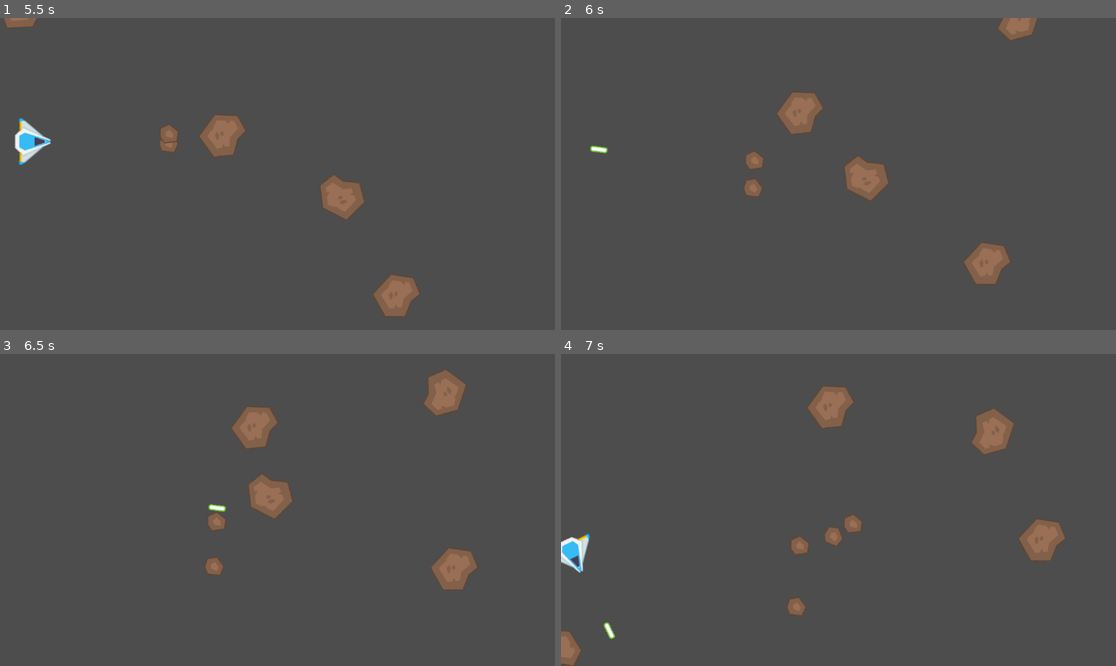
Above: before the commit, frames 1-4 (two rows, left to right).
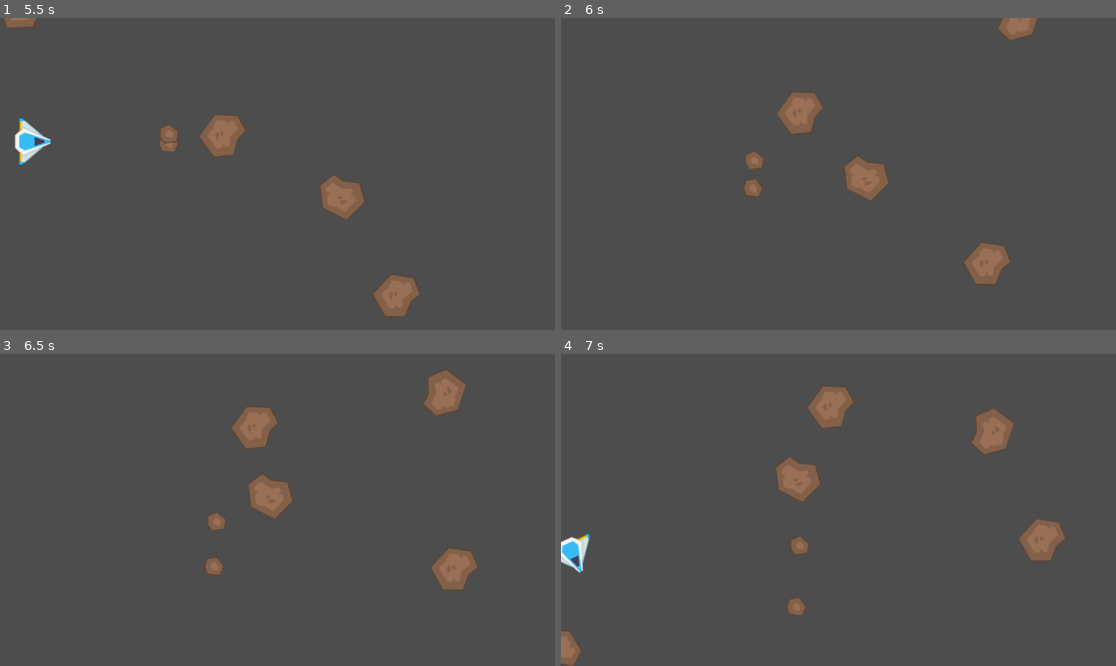
Above: after the commit, the same moments.

Repository: wsteo/asteroids-clone-godot
Game: Godot game, scene res://main.tscn
Same seed, same stepped clock (60 frames per second), same inputs: the game is played once before the commit and once after it.
Inputs:
- Up to frame 1 (5.5 s): tap Enter at 0.5 s; hold D (right) 0.53-1.28 s; tap Space (shoot) every 0.75 s from 0.6 to 5.1 s; hold S (down) 1.28-2.03 s; hold D (right) 2.03-2.78 s; hold W (up) 2.78-3.53 s; hold A (left) 3.53-5.03 s; hold S (down) from 5.03 s (still down)
- Up to frame 2 (6 s): release S (down) at 5.78 s; hold D (right) from 5.78 s (still down); tap Space (shoot) at 5.85 s
- Up to frame 3 (6.5 s): keep holding D (right)
- Up to frame 4 (7 s): release D (right) at 6.53 s; hold W (up) from 6.53 s (still down); tap Space (shoot) at 6.6 s

Frame 1 is identical in both runs. In frame 2, less than 0.1% of the frame differs, in the area x 5-9%, y 40-44%; in frame 3, less than 0.1%; in frame 4, 1.1%, in the area x 7-55%, y 32-92%.

Commit message:
Implement player will remain in viewport while reach the edge of the screen

Diff:
--- a/main.gd
+++ b/main.gd
@@ -28,3 +28,28 @@
 	asteroid.linear_velocity = velocity.rotated(direction)
 
 	add_child(asteroid)
+
+
+func _on_top_border_area_2d_body_entered(body):
+	if (body.is_in_group("player")):
+		print(body.name)
+		print(body.position.x)
+		var position = body.position
+		body.position = position + Vector2(0,720)
+
+func _on_bottom_border_area_2d_body_entered(body):
+	if (body.is_in_group("player")):
+		print(body.name)
+		print(body.position.x)
+		var position = body.position
+		body.position = position + Vector2(0,-720)
+
+func _on_left_border_area_2d_body_entered(body):
+	if (body.is_in_group("player")):
+		var position = body.position
+		body.position = position + Vector2(1280,0)
+
+func _on_right_border_area_2d_body_entered(body):
+	if (body.is_in_group("player")):
+		var position = body.position
+		body.position = position + Vector2(-1280,0)
--- a/main.tscn
+++ b/main.tscn
@@ -9,6 +9,12 @@
 "points": PackedVector2Array(0, 0, 0, 0, -2, -3, 0, 0, 0, 0, 1153, 1, 0, 0, 0, 0, 1150, 644, 0, 0, 0, 0, -7, 644, 0, 0, 0, 0, -2, -3)
 }
 point_count = 5
+
+[sub_resource type="RectangleShape2D" id="RectangleShape2D_xcj3p"]
+size = Vector2(1372, 55)
+
+[sub_resource type="RectangleShape2D" id="RectangleShape2D_eybwq"]
+size = Vector2(29, 772)
 
 [node name="Main" type="Node"]
 script = ExtResource("1_achpo")
@@ -27,4 +33,36 @@
 [node name="AsteroidSpawnTimer" type="Timer" parent="."]
 autostart = true
 
+[node name="TopBorderArea2D" type="Area2D" parent="."]
+position = Vector2(589, -83)
+
+[node name="CollisionShape2D" type="CollisionShape2D" parent="TopBorderArea2D"]
+position = Vector2(45, 17.5)
+shape = SubResource("RectangleShape2D_xcj3p")
+
+[node name="BottomBorderArea2D" type="Area2D" parent="."]
+position = Vector2(493, 785)
+
+[node name="CollisionShape2D" type="CollisionShape2D" parent="BottomBorderArea2D"]
+position = Vector2(157, 17.5)
+shape = SubResource("RectangleShape2D_xcj3p")
+
+[node name="LeftBorderArea2D" type="Area2D" parent="."]
+position = Vector2(-68, 5)
+
+[node name="CollisionShape2D" type="CollisionShape2D" parent="LeftBorderArea2D"]
+position = Vector2(0, 348.5)
+shape = SubResource("RectangleShape2D_eybwq")
+
+[node name="RightBorderArea2D" type="Area2D" parent="."]
+position = Vector2(1334, 21)
+
+[node name="CollisionShape2D" type="CollisionShape2D" parent="RightBorderArea2D"]
+position = Vector2(4.5, 348)
+shape = SubResource("RectangleShape2D_eybwq")
+
 [connection signal="timeout" from="AsteroidSpawnTimer" to="." method="_on_asteroid_spawn_timer_timeout"]
+[connection signal="body_entered" from="TopBorderArea2D" to="." method="_on_top_border_area_2d_body_entered"]
+[connection signal="body_entered" from="BottomBorderArea2D" to="." method="_on_bottom_border_area_2d_body_entered"]
+[connection signal="body_entered" from="LeftBorderArea2D" to="." method="_on_left_border_area_2d_body_entered"]
+[connection signal="body_entered" from="RightBorderArea2D" to="." method="_on_right_border_area_2d_body_entered"]
Not shown: 1 places in main.tscn that only renumber resources
